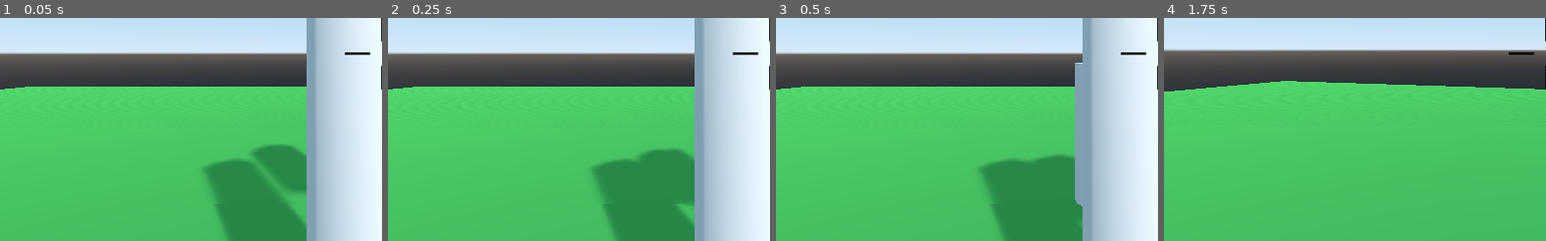
Above: before the commit, frames 1-4 (left to right).
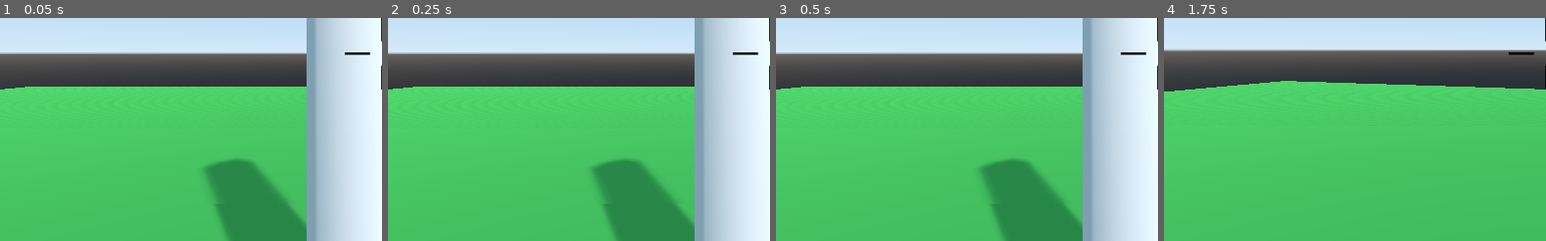
Above: after the commit, the same moments.

Repository: camgrodgers/senior-fps
Game: Godot game, scene res://Main.tscn
Two runs of this game, one before a commit and one after it. Both use one fixed random seed, a clock stepped at 60 frames per second and the inputs below.
Inputs (mouse positions are % of the whole screen's width and height, from its top left):
- Up to frame 1 (0.05 s): no input
- Up to frame 2 (0.25 s): no input
- Up to frame 3 (0.5 s): no input
- Up to frame 4 (1.75 s): move the mouse to (55, 50) at 0.52 s; hold Up (move_forward) from 0.53 s (still down); click (55, 50) at 0.6 s; move the mouse to (45, 50) at 1.27 s; click (45, 50) at 1.35 s
The pictures show only the part of the screen within x 0-50%, y 42-92%; the shares and areas given below are measured in that part.

The runs differ from the first frame. In frame 1, 2.2% of the frame differs, in the area x 65-81%, y 56-79%; in frame 2, 2.5%; in frame 3, 3.2%, in the area x 66-81%, y 20-92%; in frame 4, nothing differs.

Commit message:
added "Patrol" state
Patrol state if not fully functional yet. AI will just go the nearest node.

Diff:
--- a/Enemies/Enemy.gd
+++ b/Enemies/Enemy.gd
@@ -3,12 +3,17 @@
 
 var nav: Navigation = null
 var target = null
+var navNodes: Array = []
 var path: Array = []
 var progress: float = 0
 
+var numNodes = 0
+var nodeIndex = 0
+
 enum {
 	FIND,
-	HOLD
+	HOLD,
+	PATROL
 }
 
 var state = FIND
@@ -21,6 +26,27 @@
 	path = Array(path)
 	for p in path:
 		p.y = translation.y
+
+func prep_node(node):
+	path = nav.get_simple_path(translation, node.translation, true)
+	path = Array(path)
+	for p in path:
+		p.y = translation.y
+
+func get_shortest_node():
+	var shortestNodePathDistance = INF
+	var shortestNodePathIndex = 0
+	var currentNodePathIndex = 0
+	for n in navNodes:
+		path = nav.get_simple_path(translation, n.translation, true)
+		var total_distance = 0
+		for point in path:
+				total_distance += translation.distance_to(point)
+		if total_distance < shortestNodePathDistance:
+			shortestNodePathIndex = currentNodePathIndex
+			shortestNodePathDistance = total_distance
+		currentNodePathIndex += 1
+	return prep_node(navNodes[shortestNodePathIndex])
 
 func _process(delta):
 #	path = nav.get_simple_path(translation, target.translation, true)
@@ -47,8 +73,9 @@
 			var total_distance = 0
 			for point in path:
 				total_distance += translation.distance_to(point)
-			if total_distance < 15:
+			if total_distance <= 15:
 				state = HOLD
+				path.clear()
 			if distance < moving:
 				path.pop_front()
 				return
@@ -56,15 +83,25 @@
 			translation = translation.linear_interpolate(to, moving / distance)
 		HOLD:
 			prep()
-			var speed = 4.0
-			var moving = speed * delta
 			var to = path[0]
 			var distance = translation.distance_to(to)
 			var total_distance = 0
 			for point in path:
 				total_distance += translation.distance_to(point)
 			if total_distance > 25:
-				state = FIND
+				state = PATROL
+				path.clear()
+		PATROL:
+			if path.size() < 1:
+				get_shortest_node()
+			var speed = 4.0
+			var moving = speed * delta
+			var to = path[0]
+			var distance = translation.distance_to(to)
+			if distance < moving:
+				path.pop_front()
+				return
+			translation = translation.linear_interpolate(to, moving / distance)
 
 func take_damage():
 	self.queue_free()
--- /dev/null
+++ b/Enemies/NavNode.gd
@@ -0,0 +1,14 @@
+extends CSGSphere
+
+
+var occupied = false
+
+
+# Called when the node enters the scene tree for the first time.
+func _ready():
+	pass # Replace with function body.
+
+
+# Called every frame. 'delta' is the elapsed time since the previous frame.
+#func _process(delta):
+#	pass
--- /dev/null
+++ b/Enemies/NavNode.tscn
@@ -0,0 +1,7 @@
+[gd_scene load_steps=2 format=2]
+
+[ext_resource path="res://Enemies/NavNode.gd" type="Script" id=1]
+
+[node name="NavNode" type="CSGSphere"]
+transform = Transform( 0.25, 0, 0, 0, 0.25, 0, 0, 0, 0.25, 0, 0.701584, -0.135872 )
+script = ExtResource( 1 )
--- a/Levels/TestLevel.gd
+++ b/Levels/TestLevel.gd
@@ -7,9 +7,18 @@
 	enemies.append($Enemy)
 	enemies.append($Enemy2)
 #	enemies.append($Enemy3)
+
+	var nodes = []
+	nodes.append($NavNode)
+	nodes.append($NavNode2)
+	nodes.append($NavNode3)
+	nodes.append($NavNode4)
+
 	for e in enemies:
 		e.nav = self
 		e.target = $Player
+		e.navNodes = nodes
+		e.numNodes = nodes.size()
 		e.prep()
 
 
--- a/Levels/TestLevel.tscn
+++ b/Levels/TestLevel.tscn
@@ -1,9 +1,10 @@
-[gd_scene load_steps=7 format=2]
+[gd_scene load_steps=8 format=2]
 
 [ext_resource path="res://default_env.tres" type="Environment" id=1]
 [ext_resource path="res://Levels/TestLevel.gd" type="Script" id=2]
 [ext_resource path="res://Enemies/Enemy.tscn" type="PackedScene" id=3]
 [ext_resource path="res://Player/Player.tscn" type="PackedScene" id=4]
+[ext_resource path="res://Enemies/NavNode.tscn" type="PackedScene" id=5]
 
 [sub_resource type="NavigationMesh" id=1]
 vertices = PoolVector3Array( -0.799999, 1.27476, -1.7, 0.100002, 1.27476, -1.7, 0.100002, 1.27476, -6.8, -0.799999, 1.2 …(4981 unchanged characters)…
@@ -23,10 +24,10 @@
 transform = Transform( 1, 0, 0, 0, 1, 0, 0, 0, 1, 0, 2.47136, -3.79462 )
 
 [node name="Enemy" parent="." instance=ExtResource( 3 )]
-transform = Transform( 1, 0, 0, 0, 1, 0, 0, 0, 1, -0.88485, 3.30758, -13.5684 )
+transform = Transform( 1, 0, 0, 0, 1, 0, 0, 0, 1, -17.5712, 1.40267, -13.3543 )
 
 [node name="Enemy2" parent="." instance=ExtResource( 3 )]
-transform = Transform( 1, 0, 0, 0, 1, 0, 0, 0, 1, -4.75179, 3.30758, 13.0435 )
+transform = Transform( 1, 0, 0, 0, 1, 0, 0, 0, 1, -14.4911, 1.47222, 13.0743 )
 
 [node name="Target" type="CSGSphere" parent="."]
 transform = Transform( 1, 0, 0, 0, 1, 0, 0, 0, 1, 0, 1.67025, 27.9919 )
@@ -76,7 +77,7 @@
 height = 10.0
 
 [node name="CSGCylinder6" type="CSGCylinder" parent="NavigationMeshInstance/CSGCombiner/Pillars"]
-transform = Transform( 1, 0, 0, 0, 1, 0, 0, 0, 1, -14.469, -2.34096, -8.45666 )
+transform = Transform( 1, 0, 0, 0, 1, 0, 0, 0, 1, -14.469, -1.25858, -8.45666 )
 use_collision = true
 height = 10.0
 
@@ -89,3 +90,15 @@
 [node name="DirectionalLight" type="DirectionalLight" parent="."]
 transform = Transform( 0.818461, -0.361584, 0.446519, 0, 0.777146, 0.629321, -0.574563, -0.515074, 0.636063, 0, 17.0986, 0 )
 shadow_enabled = true
+
+[node name="NavNode" parent="." instance=ExtResource( 5 )]
+transform = Transform( 0.25, 0, 0, 0, 0.25, 0, 0, 0, 0.25, -2.70735, 2.37337, -8.0155 )
+
+[node name="NavNode2" parent="." instance=ExtResource( 5 )]
+transform = Transform( 0.25, 0, 0, 0, 0.25, 0, 0, 0, 0.25, -3.03057, 2.14407, 0.0820894 )
+
+[node name="NavNode3" parent="." instance=ExtResource( 5 )]
+transform = Transform( 0.25, 0, 0, 0, 0.25, 0, 0, 0, 0.25, -2.1968, 2.37966, 8.70826 )
+
+[node name="NavNode4" parent="." instance=ExtResource( 5 )]
+transform = Transform( 0.25, 0, 0, 0, 0.25, 0, 0, 0, 0.25, -12.1638, 2.28924, -0.156939 )
Not shown, changed: .mono/metadata/ide_messaging_meta.txt
